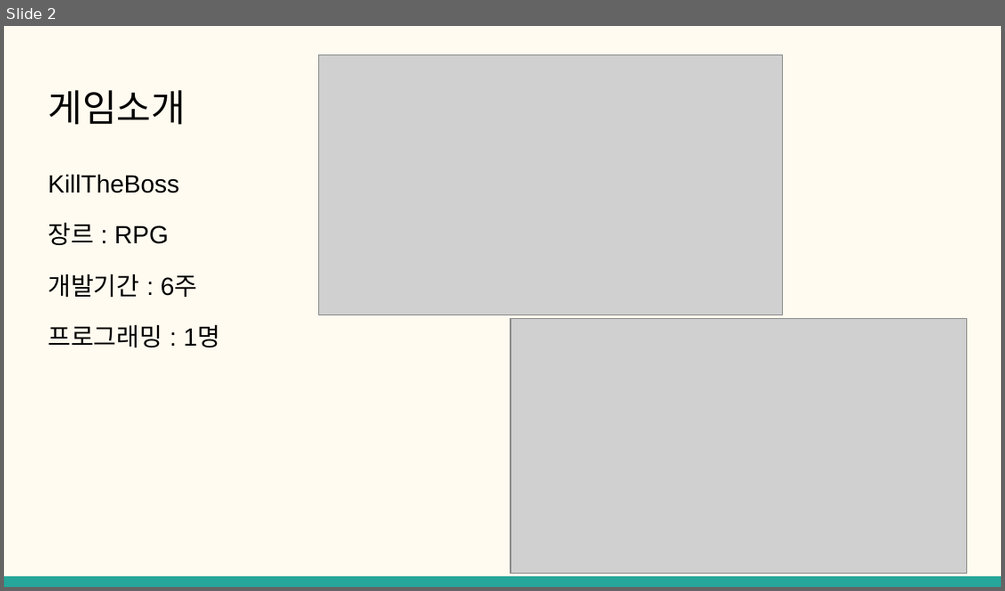
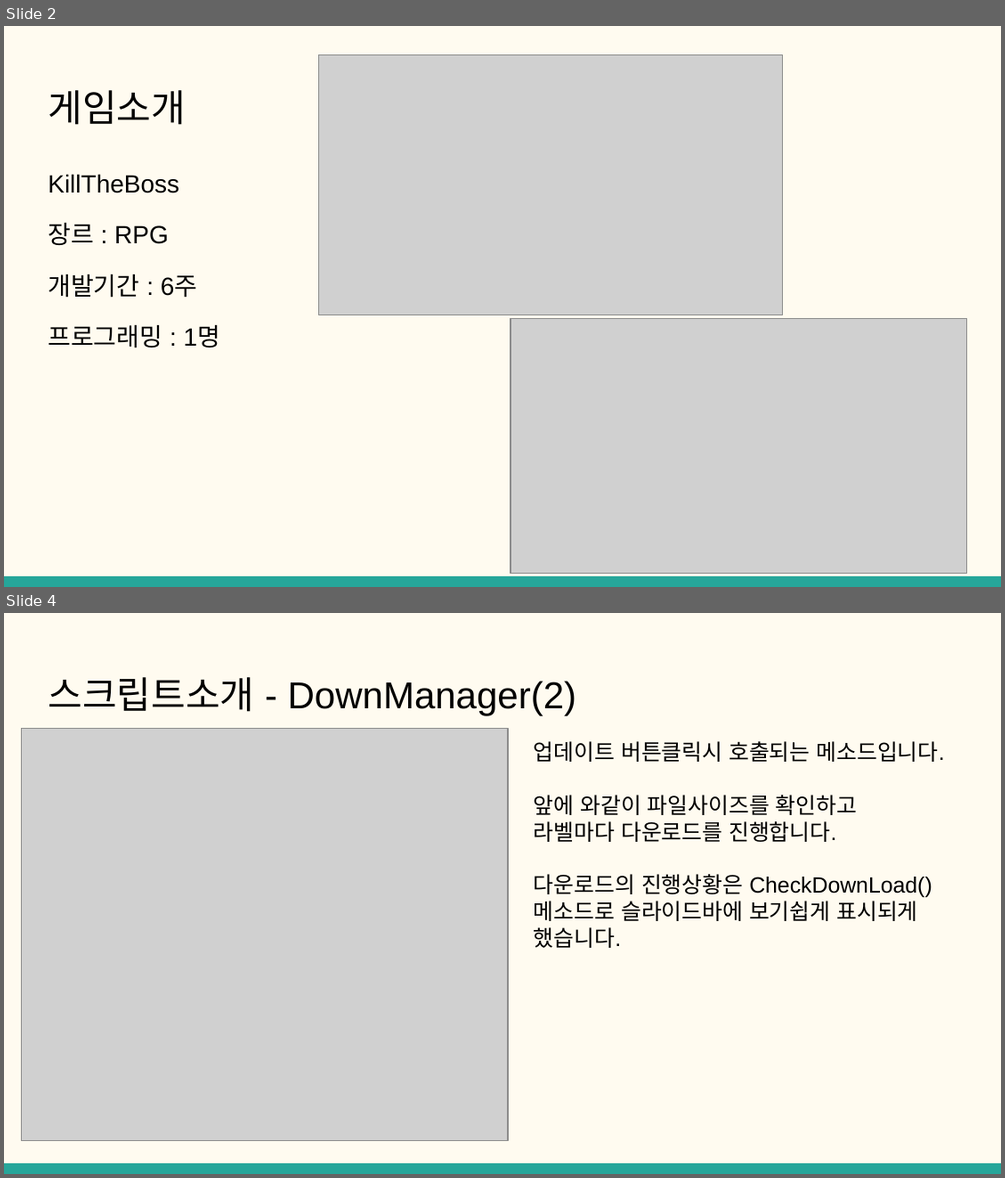
Before and after one commit to SIHO0903/KILLTHEBOSS, a slide deck: 클라이언트 개발자 포트폴리오.pptx. Shown one above the other, each under a label of ours: slide 2 before the commit, slides 2 and 4 after it; the slides between them are not shown. The pictures are 1005x591 and 1005x1178 pixels, drawn with LibreOffice and Linux fonts; fonts in the diff are those of the drawing; grey boxes stand for pictures. Boxes give left, top, right and bottom in pixels: in the first picture for what was removed or moved away, otherwise in the second. Text is boxed around its words. In the diff, an @@ line names an element or a change of style, - is before the commit and + after.

```diff
--- a/클라이언트 개발자 포트폴리오.pptx
+++ b/클라이언트 개발자 포트폴리오.pptx
@@ slide 4 added at [4, 613, 1001, 1174], background #FFFBF0; not listed: 1 template element that a slide beside it also shows @@
@@ title added at [48, 677, 577, 716], 27 pt, text #000000 @@
+스크립트소개 - DownManager(2)
@@ picture added at [22, 729, 509, 1140] @@
@@ title added at [534, 741, 945, 948], 16 pt, text #000000 @@
+업데이트 버튼클릭시 호출되는 메소드입니다.
+앞에 와같이 파일사이즈를 확인하고
+라벨마다 다운로드를 진행합니다.
+다운로드의 진행상황은 CheckDownLoad()
+메소드로 슬라이드바에 보기쉽게 표시되게 했습니다.
```
Also in this commit, not shown: 1 slide changed, 16 other slides added, 3 slides removed, 22 other files.
